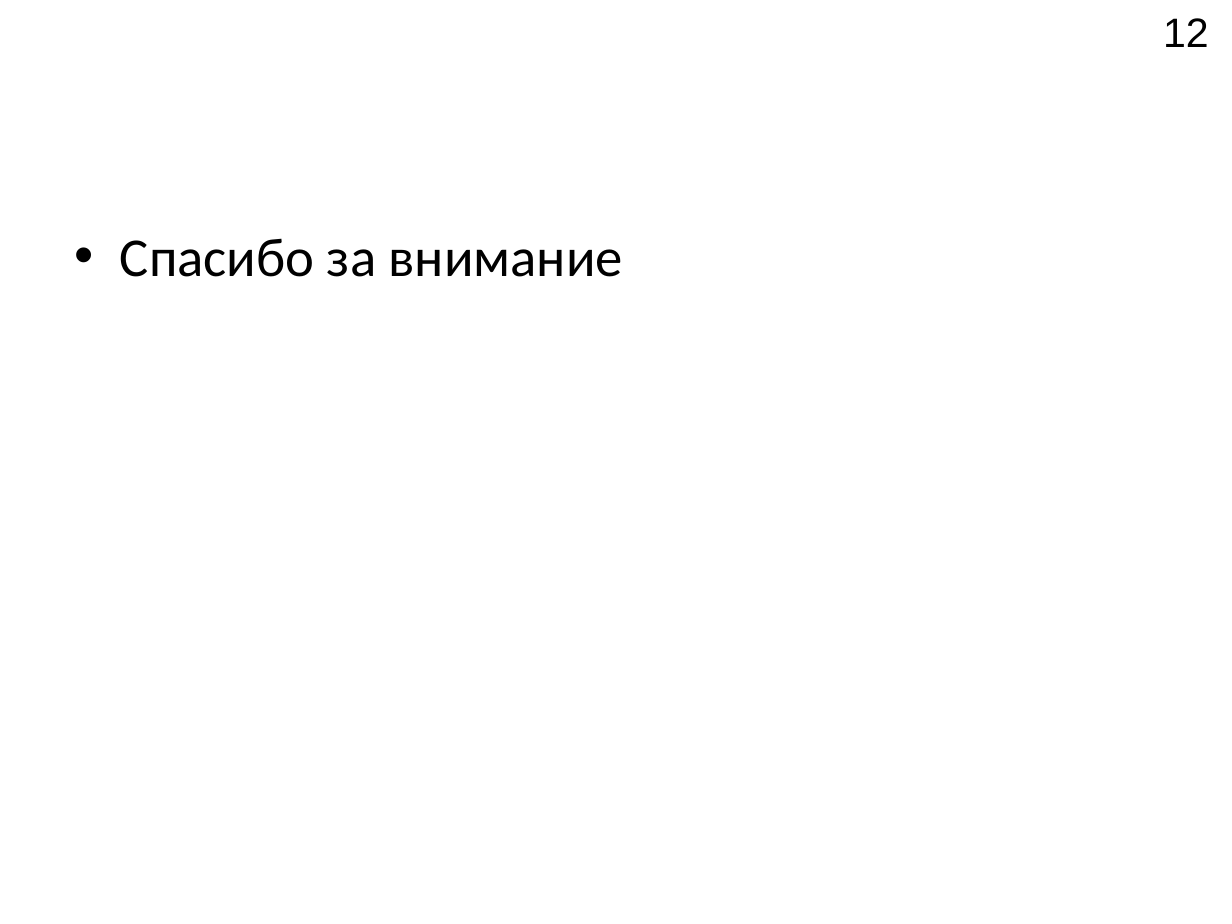
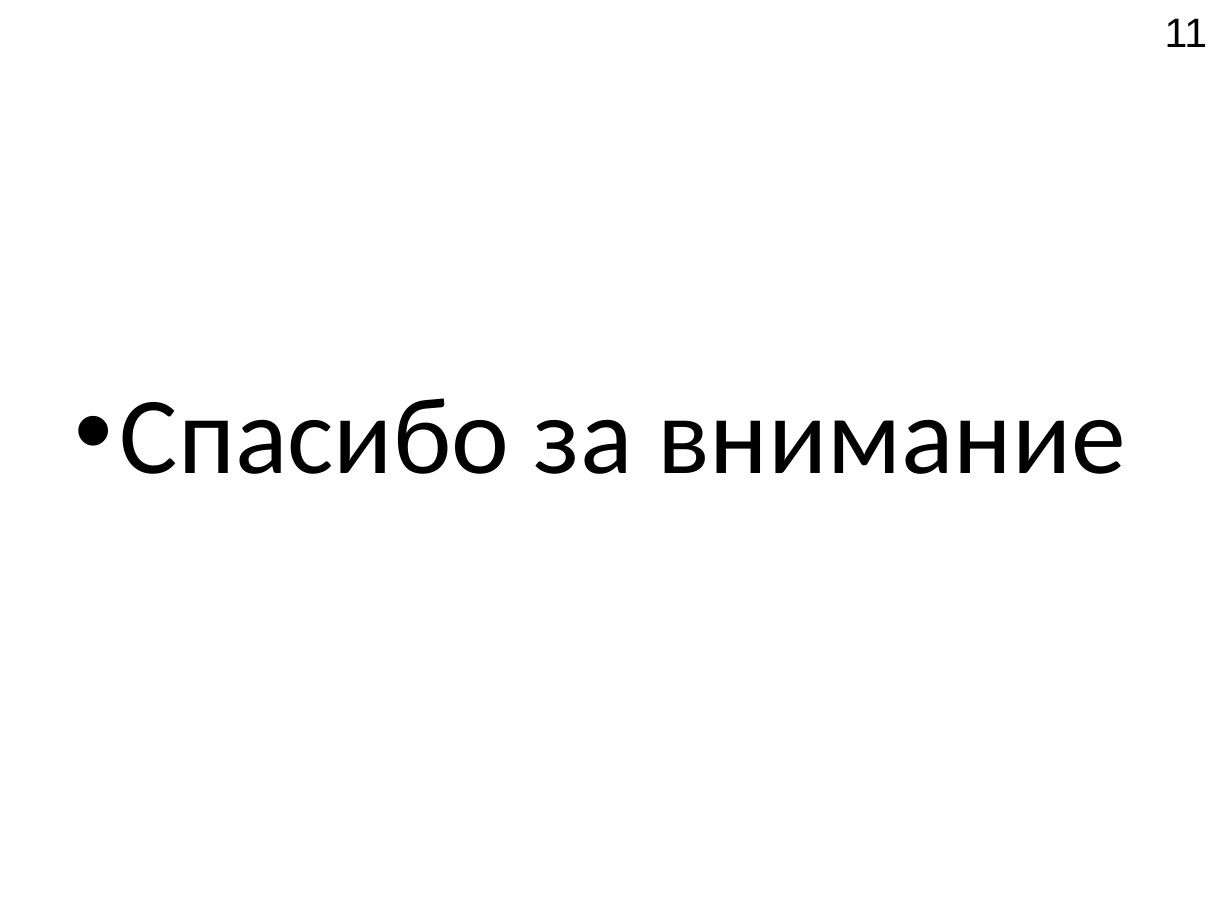
Before and after one commit to Rernamp/microphone_arrays, a slide deck: slide 11 of student_session_2021/Доклад.pptx (slide 12 before the commit). Drawn at 1232x924 pixels with LibreOffice and Linux fonts; fonts in the diff are those of the drawing. Boxes give left, top, right and bottom in pixels: in the first picture for what was removed or moved away, otherwise in the second. Text is boxed around its words. In the diff, an @@ line names an element or a change of style, - is before the commit and + after.

```diff
--- a/student_session_2021/Доклад.pptx
+++ b/student_session_2021/Доклад.pptx
@@ page number at (x1=1165, y1=18, x2=1208, y2=47): text changed @@
-12
+11
@@ text "Спасибо за внимание" at (x1=120, y1=398, x2=1126, y2=474): size 32 to 64 pt @@
```
Also in this commit, not shown: 5 other slides changed, 1 slide added, 2 slides removed, 14 other files.
